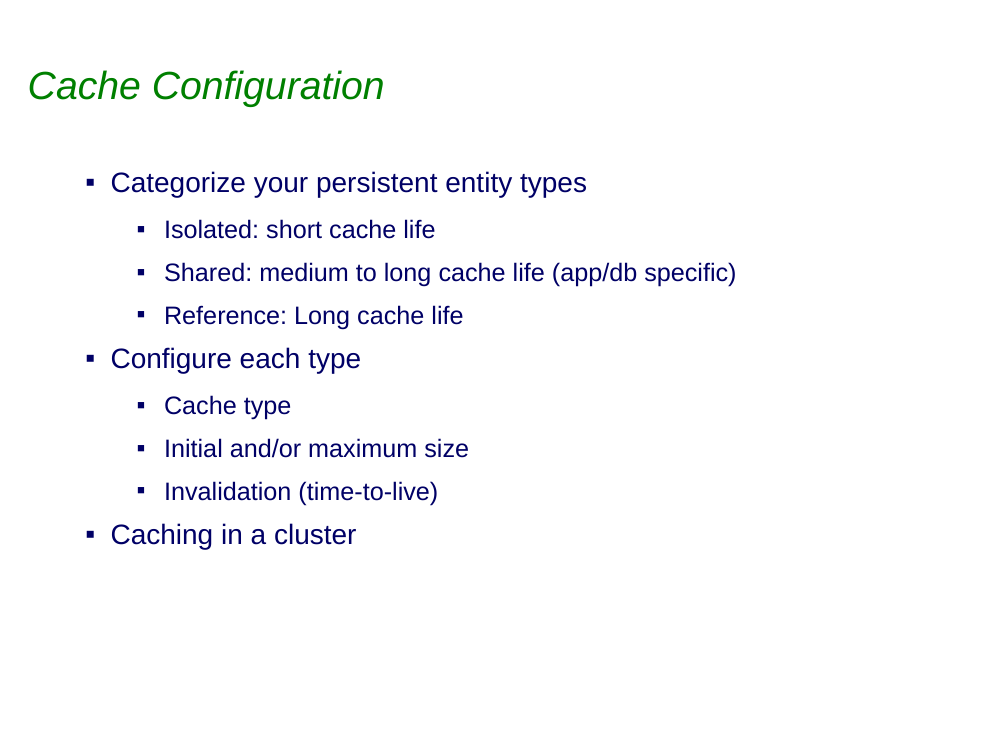
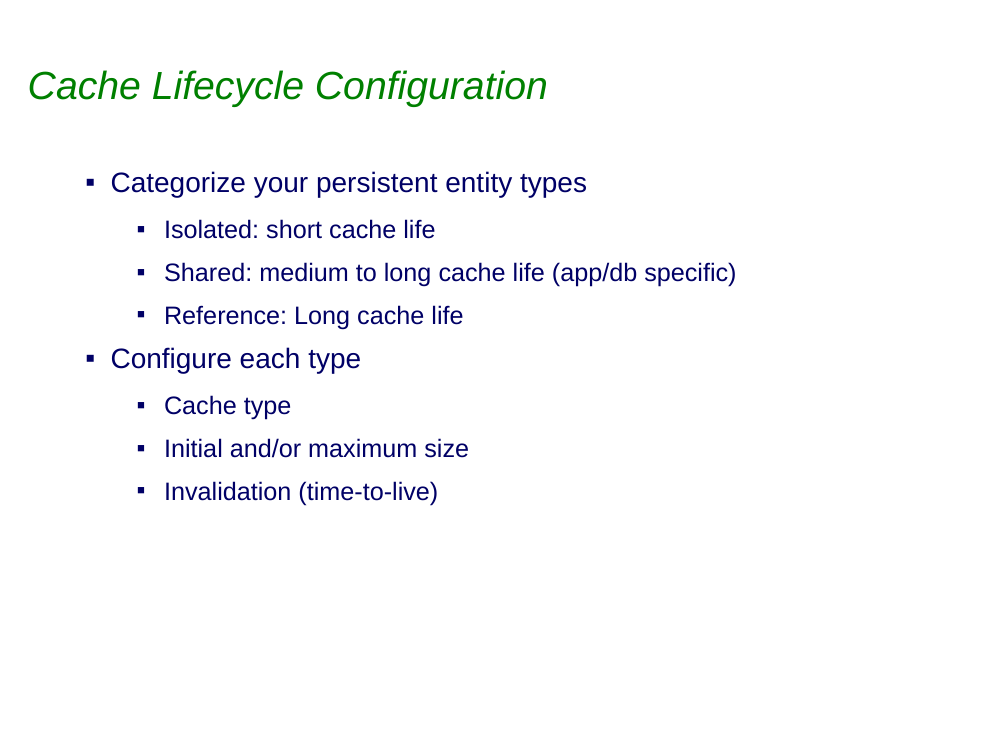
Before and after one commit to sabineheider/incubator, a slide deck: slide 12 of summit-2010/EclipseLink_Intro_Cache.ppt. Drawn at 1008x756 pixels with LibreOffice and Linux fonts; fonts in the diff are those of the drawing; background and template pictures are left out. Boxes give left, top, right and bottom in pixels: in the first picture for what was removed or moved away, otherwise in the second. Text is boxed around its words. In the diff, an @@ line names an element or a change of style, - is before the commit and + after.

Commit message:
Updates to Caching and OSGi slides

```diff
--- a/summit-2010/EclipseLink_Intro_Cache.ppt
+++ b/summit-2010/EclipseLink_Intro_Cache.ppt
@@ title at <box>28,70,548,107</box>: text changed @@
-Cache Configuration
+Cache Lifecycle Configuration
@@ text at <box>111,523,357,550</box>: paragraph removed @@
-▪ Caching in a cluster
```
Also in this commit, not shown: 7 other slides changed, 1 slide added, 1 other file.
